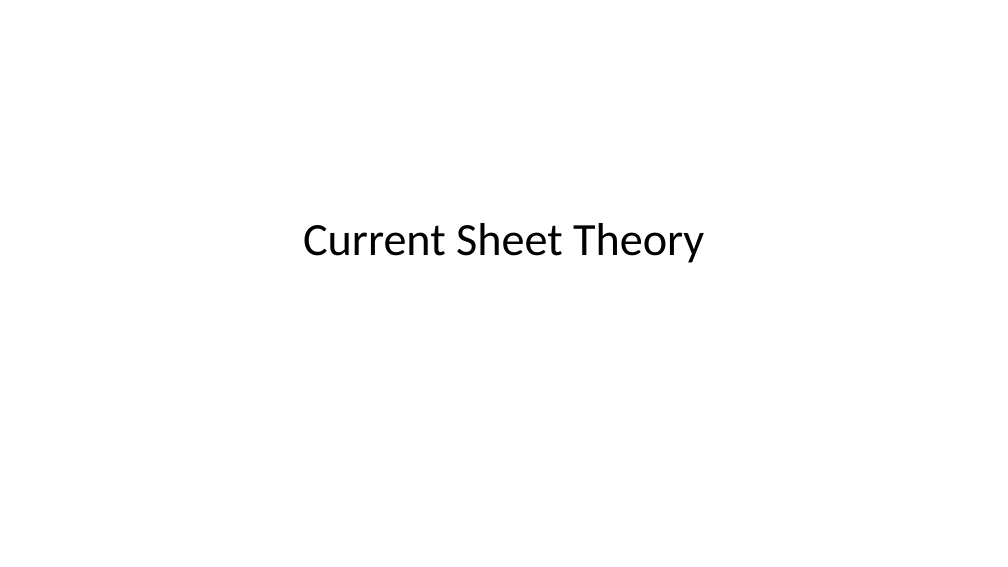
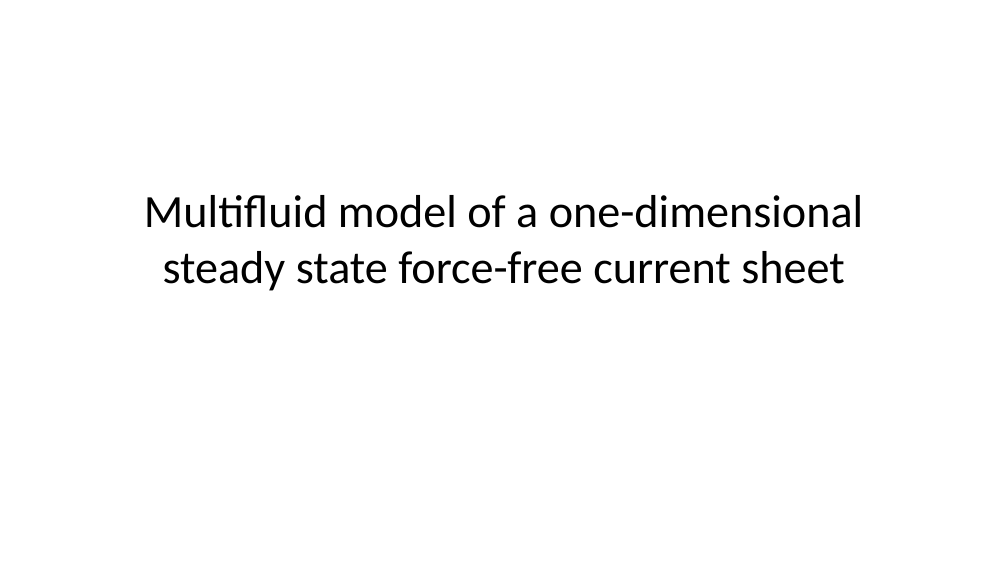
Before and after one commit to Beforerr/cs_theory, a slide deck: slide 1 of index.pptx. Drawn at 1008x567 pixels with LibreOffice and Linux fonts; fonts in the diff are those of the drawing. Boxes give left, top, right and bottom in pixels: in the first picture for what was removed or moved away, otherwise in the second. Text is boxed around its words. In the diff, an @@ line names an element or a change of style, - is before the commit and + after.

```diff
--- a/index.pptx
+++ b/index.pptx
@@ title at box(144, 195, 864, 291): text changed @@
-Current Sheet Theory
+Multifluid model of a one-dimensional steady state force-free current sheet
```
Also in this commit, not shown: 3 other slides changed, 12 slides added, 1 slide removed, 30 other files.
